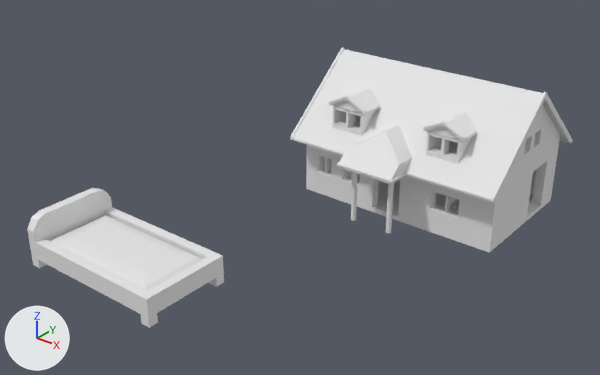
An edit to the Blender file AlphaAR-MobileApp/Models/house.blend, drawn before and after from the same camera.
Before and after are seen from a camera (50 mm lens) standing at (23.8, -35.7, 19.9) and looking at (0.7, -6.8, 2.0). The axes (+X, +Y, +Z) are drawn at lower left. The lights are the same throughout.

Objects in the first picture: 'bed', 'floor&stairs', 'roof', 'walls', 'window.001'.
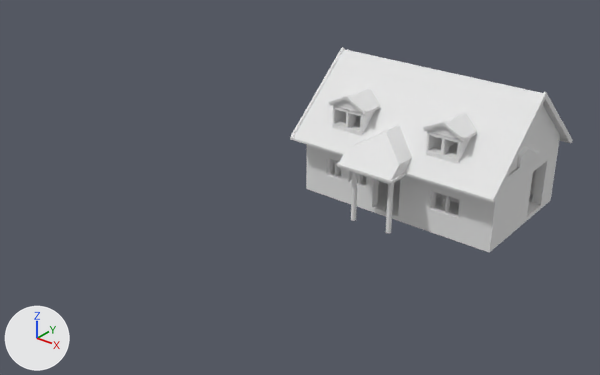
Edits to the bpy script that builds the scene:
```text
Change ob_bed:
    ob_bed.location: (-6.59, -13.43, 0.35) -> (-0.56, -1.18, 4.1)
    ob_bed.rotation_euler: (0.0, 0.0, 0.0) -> (0.0, 0.0, 1.571)  # degrees (0, 0, 0) -> degrees (0, 0, 90)
    ob_bed.scale: (1.0, 1.0, 1.0) -> (0.179, 0.184, 0.239)
Change ob_window_001:
    ob_window_001.location: (0.0, 0.0, 0.0) -> (0.65, 0.0, 0.0)
```

Where the change shows, as pixel boxes (x1, y1, x2, y2) in the pictures (600 x 375 px):
'bed', moved, turned, rescaled (not visible afterwards): before (27, 188, 224, 328)
'window.001', moved: before (318, 155, 332, 176); after (328, 158, 342, 179)
